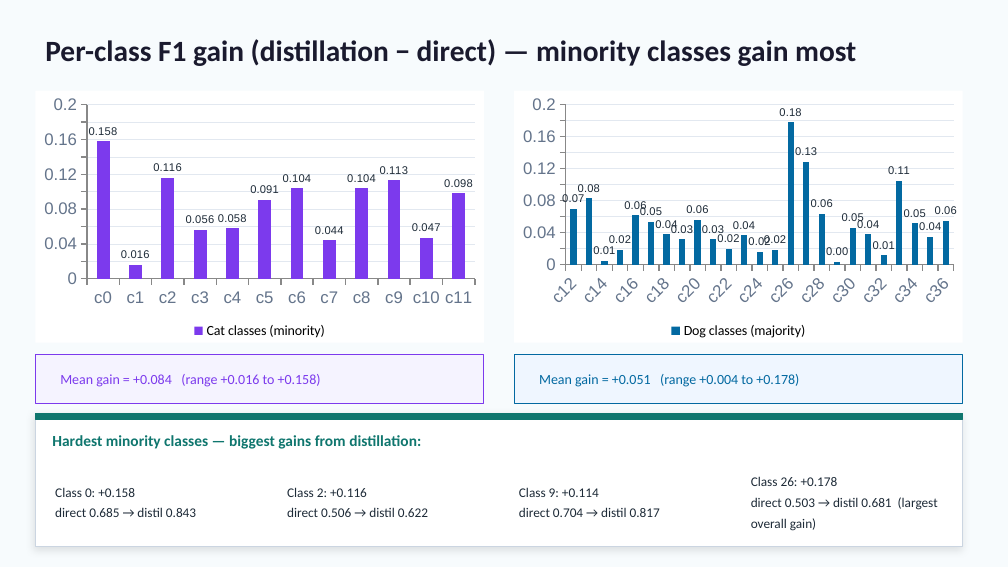
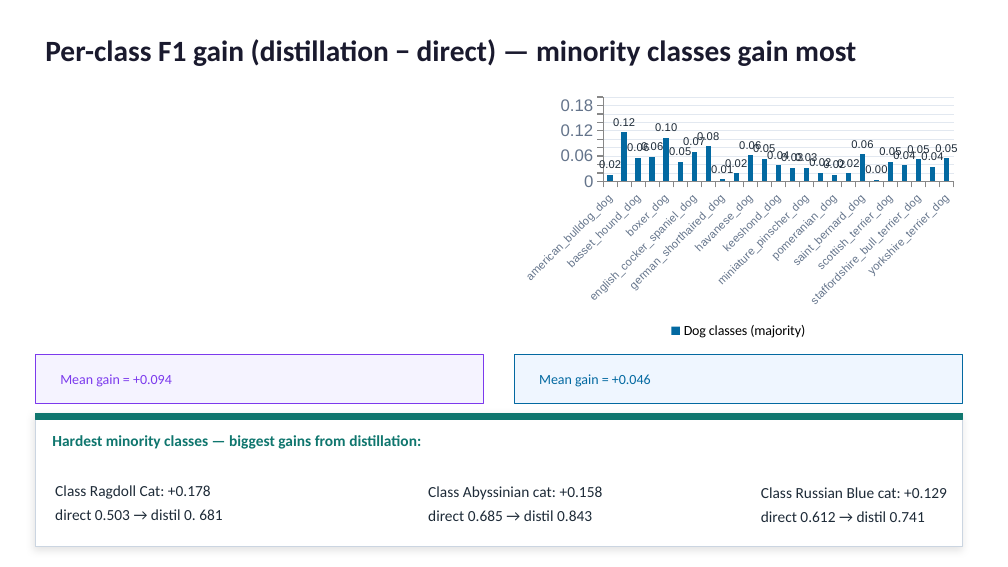
Before and after one commit to Slash10241/Deep_Learning_Project, a slide deck: slide 9 of Reports/ViT_Distillation_MinorityClass.pptx. Drawn at 1008x567 pixels with LibreOffice and Linux fonts; fonts in the diff are those of the drawing. Boxes give left, top, right and bottom in pixels: in the first picture for what was removed or moved away, otherwise in the second. Text is boxed around its words. In the diff, an @@ line names an element or a change of style, - is before the commit and + after.

```diff
--- a/Reports/ViT_Distillation_MinorityClass.pptx
+++ b/Reports/ViT_Distillation_MinorityClass.pptx
@@ background #F7FBFD to #FFFFFF @@
@@ column chart removed at (x1=35, y1=91, x2=484, y2=343) @@
-categories: c0, c1, c2, c3, c4, c5, c6, c7, c8, c9, c10, c11
-Cat classes (minority): 0.158, 0.016, 0.116, 0.056, 0.058, 0.091, 0.104, 0.044, 0.104, 0.113, 0.047, 0.098
@@ column chart at (x1=514, y1=91, x2=963, y2=343) @@
-categories: c12, c13, c14, c15, c16, c17, c18, c19, c20, c21, c22, c23, c24, c25, c26, c27, c28, c29, c30, c31, c32, c33, c34, c35, c36
+categories: american_bulldog_dog, american_pit_bull_terrier_dog, basset_hound_dog, beagle_dog, boxer_dog, chihuahua_dog, english_cocker_spaniel_dog, english_setter_dog, german_shorthaired_dog, great_pyrenees_dog, havanese_dog, japanese_chin_dog, keeshond_dog, leonberger_dog, miniature_pinscher_dog, newfoundland_dog, pomeranian_dog, pug_dog, saint_bernard_dog, samoyed_dog, scottish_terrier_dog, shiba_inu_dog, staffordshire_bull_terrier_dog, wheaten_terrier_dog, yorkshire_terrier_dog
-Dog classes (majority): 0.07, 0.08, 0.01, 0.02, 0.06, 0.05, 0.04, 0.03, 0.06, 0.03, 0.02, 0.04, 0.02, 0.02, 0.18, 0.13, 0.06, 0, 0.05, 0.04, 0.01, 0.1, 0.05, 0.04, 0.06
+Dog classes (majority): 0.02, 0.12, 0.06, 0.06, 0.1, 0.05, 0.07, 0.08, 0.01, 0.02, 0.06, 0.05, 0.04, 0.03, 0.03, 0.02, 0.02, 0.02, 0.06, 0, 0.05, 0.04, 0.05, 0.04, 0.05
@@ category axis changed @@
@@ text at (x1=60, y1=374, x2=172, y2=387): text changed @@
-Mean gain = +0.084 (range +0.016 to +0.158)
+Mean gain = +0.094
@@ text at (x1=539, y1=374, x2=651, y2=387): text changed @@
-Mean gain = +0.051 (range +0.004 to +0.178)
+Mean gain = +0.046
@@ text removed at (x1=751, y1=476, x2=938, y2=531) @@
-Class 26: +0.178
-direct 0.503 → distil 0.681 (largest overall gain)
@@ text at (x1=55, y1=485, x2=222, y2=520): text changed; size 9.5 to 11 pt @@
-Class 0: +0.158
-direct 0.685 → distil 0.843
+Class Ragdoll Cat: +0.178
+direct 0.503 → distil 0. 681
@@ text at (x1=428, y1=486, x2=603, y2=521): text changed; size 9.5 to 11 pt @@
-Class 2: +0.116
-direct 0.506 → distil 0.622
+Class Abyssinian cat: +0.158
+direct 0.685 → distil 0.843
@@ text at (x1=761, y1=487, x2=947, y2=522): text changed; size 9.5 to 11 pt @@
-Class 9: +0.114
-direct 0.704 → distil 0.817
+Class Russian Blue cat: +0.129
+direct 0.612 → distil 0.741
```
Also in this commit, not shown: 2 other slides changed, 2 other files.
